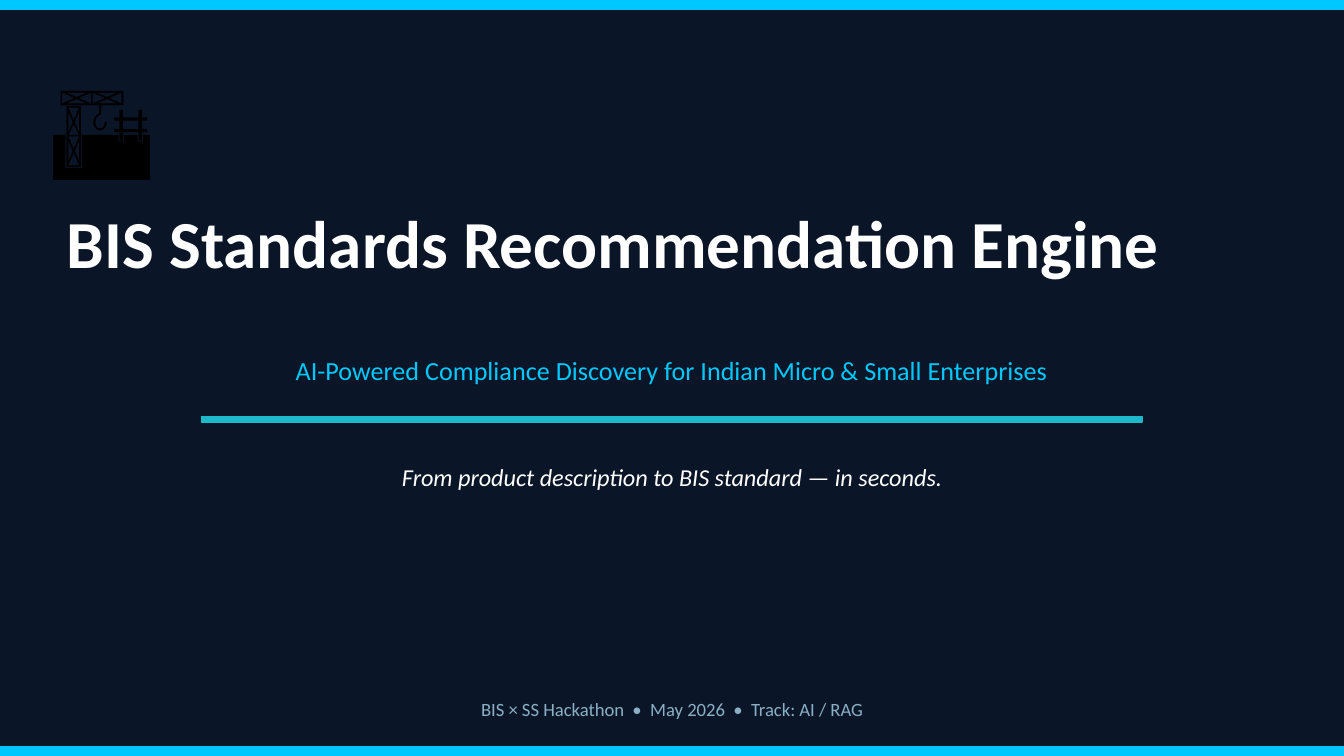
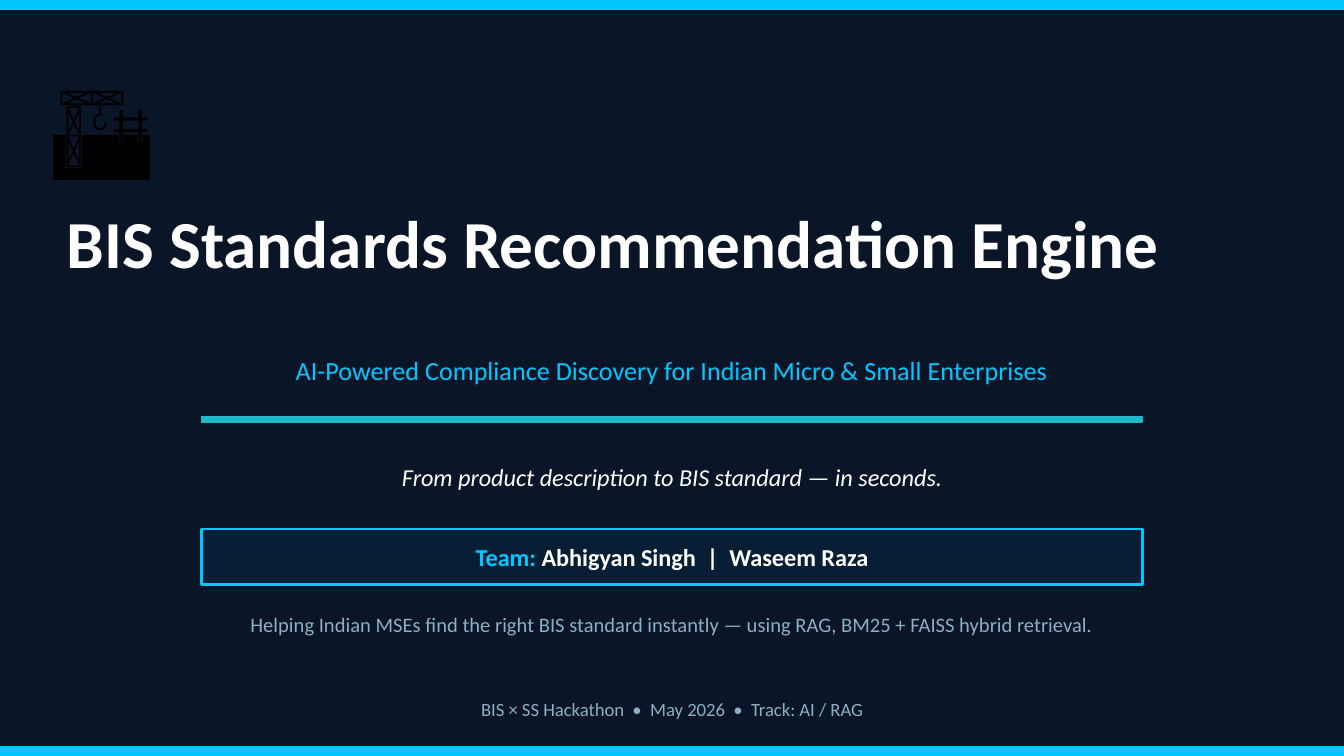
Before and after one commit to singhabhigyan007devil-cpu/bis-standards-rag, a slide deck: slide 1 of presentation.pptx. Drawn at 1344x756 pixels with LibreOffice and Linux fonts; fonts in the diff are those of the drawing. Boxes give left, top, right and bottom in pixels: in the first picture for what was removed or moved away, otherwise in the second. Text is boxed around its words. In the diff, an @@ line names an element or a change of style, - is before the commit and + after.

Commit message:
Add team name and intro text to title slide

```diff
--- a/presentation.pptx
+++ b/presentation.pptx
@@ rectangle added at <box>202,530,1142,586</box>, fill #071E35, outline #00C8FF 1.5 pt, 13 pt, text #FFFFFF, bold @@
+Team: Abhigyan Singh | Waseem Raza
@@ text added at <box>250,618,1092,636</box>, 11 pt, text #8BAFC4 @@
+Helping Indian MSEs find the right BIS standard instantly — using RAG, BM25 + FAISS hybrid retrieval.
```
Also in this commit, not shown: 1 other slide changed, 1 other file.
